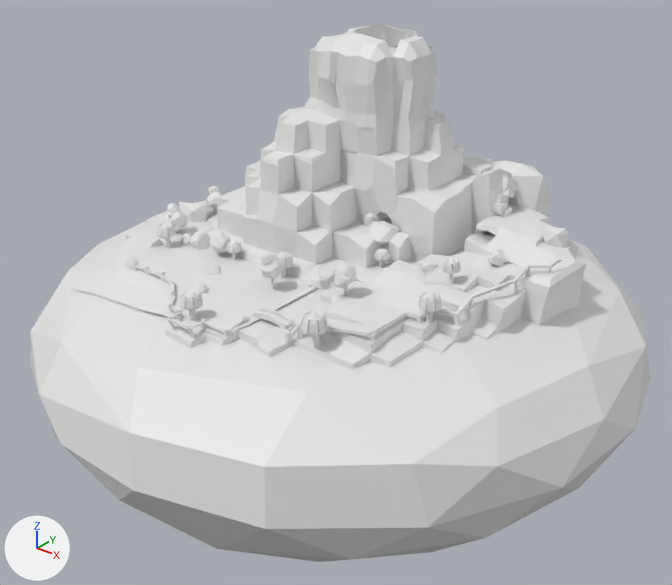
What one commit did to the glTF model Models/Isla.gltf.
Camera for both pictures: a camera (50 mm lens) standing at (16.6, -20.95, 12.45) and looking at (-0.22, 0.08, -0.59). Every picture has the same lights, and +X, +Y and +Z are marked at lower left. Where no turn or scale is listed for an object, it has been applied to the vertices.

Script lines for the objects in view, before the commit:
```python
me_grid = bpy.data.meshes.new('Grid')
me_grid.from_pydata(...)  # 4373 vertices, 8645 faces; spans x -10.5..8.8, y -11.0..8.3, z -9.3..7.8
me_grid_001 = bpy.data.meshes.new('Grid.001')
me_grid_001.from_pydata(...)  # 100 vertices, 162 faces; spans x -3.92..3.35, y -2.21..1.86, z -0.76..0.21
ob_grid = bpy.data.objects.new('Grid', me_grid)
ob_grid.location = (0.82, 1.35, -0.26)
ob_grid_001 = bpy.data.objects.new('Grid.001', me_grid_001)
ob_grid_001.location = (-2.0, -4.17, 1.0)
```
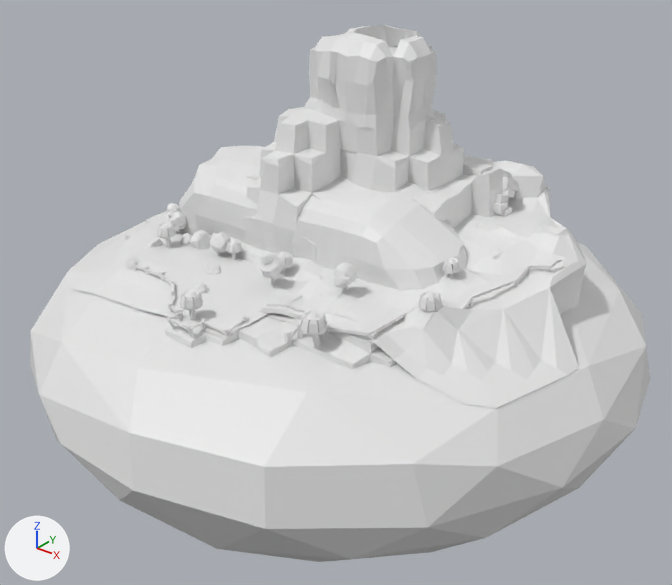
Location of each change, [x1, y1, x2, y2] in pixels of the pictures (672 x 585 px):
'Grid.002', added: after [266, 188, 587, 409]
'Cube', added: after [179, 146, 467, 291]

What the commit changed:
Mesh me_grid_004 is new.
It has 400 vertices, 722 faces and spans x -1.84..7.18, y -6.28..3.3, z 0.29..3.07.
Mesh me_cube_001 is new.
It has 302 vertices, 584 faces and spans x -5.95..4.88, y -2.46..2.3, z -0.88..3.62.
Object 'Grid.002' (ob_grid_002) is new; it shows me_grid_004.
Its location is (1.3, 1.35, -0.13).
Object 'Cube' (ob_cube) is new; it shows me_cube_001.
Its location is (0.0, 0.0, 0.0).
